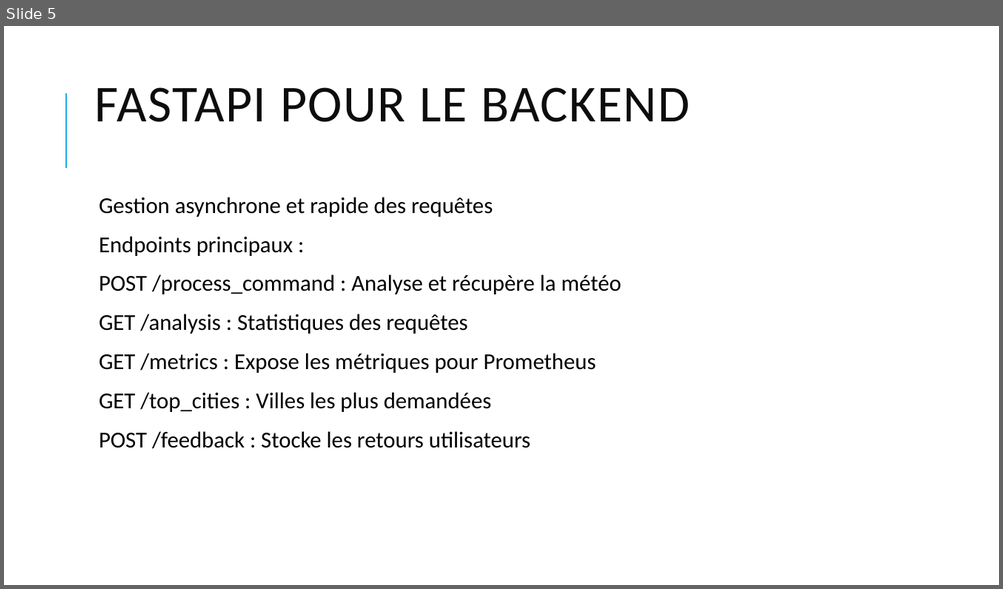
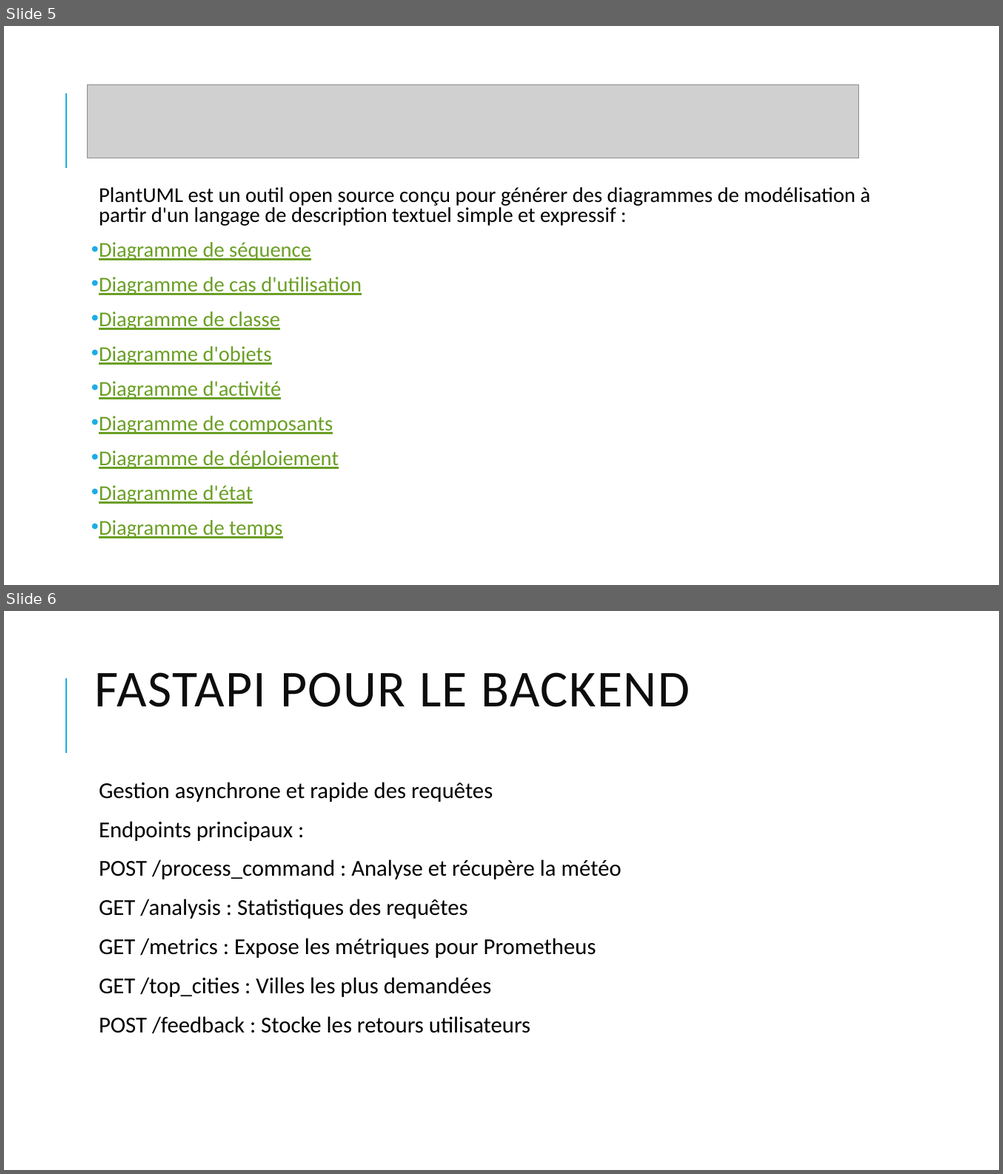
Before and after one commit to sebbdxia/VW---Vocal-Weather-version-2025-, a slide deck: 3-Documentation/Application Météo.pptx. Shown one above the other, each under a label of ours: slide 5 before the commit, slides 5 and 6 after it. The pictures are 1003x589 and 1003x1174 pixels, drawn with LibreOffice and Linux fonts; fonts in the diff are those of the drawing; grey boxes stand for pictures. Boxes give left, top, right and bottom in pixels: in the first picture for what was removed or moved away, otherwise in the second. Text is boxed around its words. In the diff, an @@ line names an element or a change of style, - is before the commit and + after.

```diff
--- a/3-Documentation/Application Météo.pptx
+++ b/3-Documentation/Application Météo.pptx
@@ slide 5 added at box(4, 26, 999, 585), background #FFFFFF; not listed: 1 template element that a slide beside it also shows @@
@@ picture added at box(88, 85, 858, 158) @@
@@ text added at box(99, 187, 871, 539), 20.4 pt, text #6B9F25, underline @@
+  PlantUML est un outil open source conçu pour générer des diagrammes de modélisation à partir d'un langage de description textuel simple et expressif :
+• Diagramme de séquence
+• Diagramme de cas d'utilisation
+• Diagramme de classe
+• Diagramme d'objets
+• Diagramme d'activité
+• Diagramme de composants
+• Diagramme de déploiement
+• Diagramme d'état
+• Diagramme de temps
@@ what was slide 5 is now slide 6 @@
```
Also in this commit, not shown: 1 slide changed, 6 other files.
